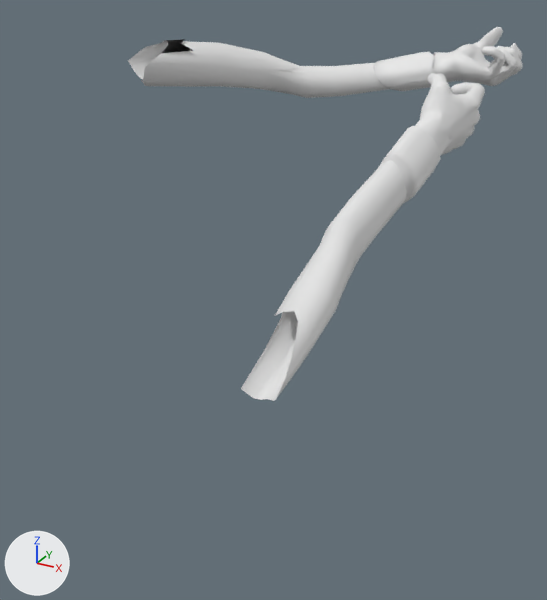
Before and after pictures for a commit that changed the glTF model assets/fpa_ak47.glb.
Rendered twice from a camera (50 mm lens) standing at (0.58, -1.282, 0.082) and looking at (-0.157, 0.059, -0.589). Every picture has the same lights, and +X, +Y and +Z are marked at lower left. The older version comes first. Vertices at exactly the same position are counted once.

Script lines for the objects in view, before the commit:
```python
me_arms = bpy.data.meshes.new('arms')
me_arms.from_pydata(...)  # 2185 vertices, 4237 faces; spans x -0.54..0.177, y -0.324..0.808, z -0.605..-0.057
ob_arms = bpy.data.objects.new('arms', me_arms)
ob_arms.location = (0.0, 0.0, 0.0)
```
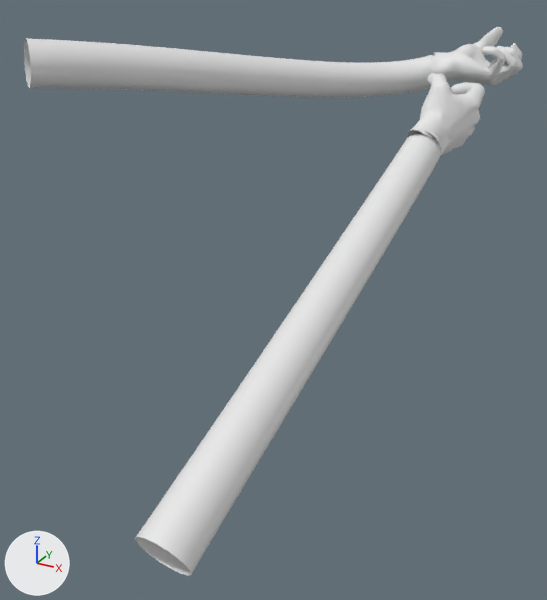
Boxes (x1, y1, x2, y2) around the edits, measured in the pictures (547 x 600 px):
'arms', reshaped (26% wider, 47% taller): before (128, 27, 523, 401); after (24, 27, 523, 576)
part 1 of me_arms, rebuilt (54% wider, 62% taller): before (241, 126, 441, 401); after (135, 130, 443, 576)
part 2 of me_arms, rebuilt (34% wider): before (128, 39, 434, 98); after (24, 38, 434, 97)

The change, as a list of edits to the scene's bpy script:
```text
Change me_arms:
    used by ob_arms; location = (0.0, 0.0, 0.0)
    remove me_arms.from_pydata(...)  # 2185 vertices, 4237 faces; spans x -0.54..0.177, y -0.324..0.808, z -0.605..-0.057
    add me_arms.from_pydata(...)  # 2568 vertices, 5022 faces; spans x -0.681..0.177, y -0.612..0.808, z -0.763..-0.05
    me_arms part 1: the loose piece of 193 vertices spanning x -0.024..0.117, y -0.324..0.32, z -0.605..-0.226 is rebuilt with 384 vertices and now spans x -0.037..0.117, y -0.612..0.329, z -0.763..-0.234
    me_arms part 2: the loose piece of 192 vertices spanning x -0.54..-0.007, y 0.037..0.729, z -0.224..-0.061 is rebuilt with 384 vertices and now spans x -0.681..-0.01, y -0.135..0.717, z -0.221..-0.05
```
